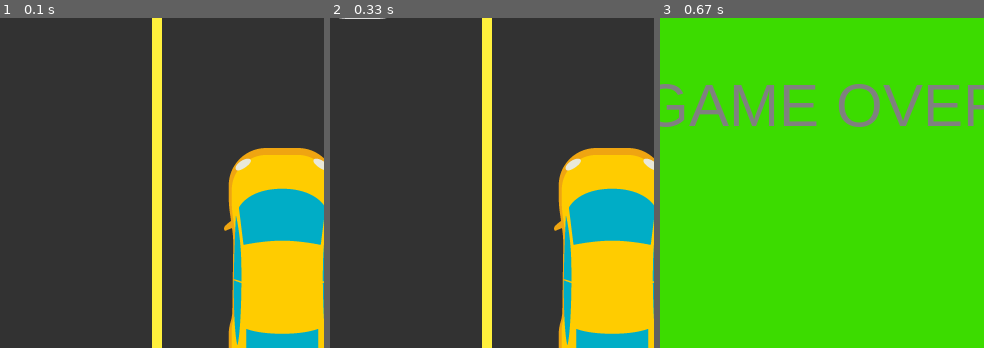
Above: before the commit, frames 1-3 (left to right).
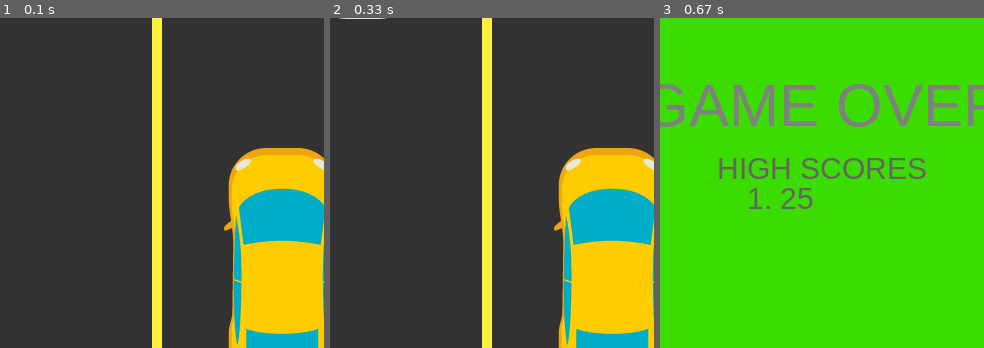
Above: after the commit, the same moments.

Repository: abidurrahman11/Pygame-Racing-Car
Game: pygame game, started from cargame.py
Same seed, same stepped clock (60 frames per second), same inputs: the game is played once before the commit and once after it.
Inputs:
- Up to frame 1 (0.1 s): no input
- Up to frame 2 (0.33 s): no input
- Up to frame 3 (0.67 s): hold Right from 0.33 s (still down)
The pictures show only the part of the screen within x 15-65%, y 42-92%; the shares and areas given below are measured in that part.

Frames 1-2 are identical in both runs. In frame 3, 2.0% of the frame differs, in the area x 18-83%, y 42-58%.

Commit message:
cargame.py: added high score tracking by loading top 5 high scores to a txt file

Diff:
--- a/cargame.py
+++ b/cargame.py
@@ -30,6 +30,33 @@
     message_display("GAME OVER!", game_over_font, (128, 128, 128), 225, 330)
     message_display("FINAL SCORE ", score_font, (100, 100, 100), 270, 230)
     message_display(str(newScore), score_font, (100, 100, 100), 450, 230)
+
+    # Read high_scores from txt file, which are in the form of space separated numbers
+    hs_file = open('high_scores.txt', 'r')
+    high_scores = hs_file.read()
+    hs_file.close()
+
+    # Convert the high score string data into list of numbers and add new score to the data
+    scores = [int(x) for x in high_scores.split()]
+    scores.append(newScore)
+
+    # Sort in descending order, then keep only the top 5 scores by deleting the extra score if present
+    scores.sort()
+    scores.reverse()
+    if (len(scores) > 5):
+        scores.remove(scores[5])
+
+    # Printing top 5 high scores
+    message_display("HIGH SCORES ", score_font, (100, 100, 100), 300, 410)
+    score_index = 1
+    for score in scores:
+        message_display(str(score_index) + '. ' + str(score), score_font, (100, 100, 100), 330, 410 + (score_index * 30))
+        score_index += 1
+
+    # Rewrite the high_scores file with the updated high scores
+    hs_file = open('high_scores.txt', 'w')
+    for score in scores:
+        hs_file.write(str(score) + ' ')
 
 def score():
     message_display("SCORE ", score_font, (100, 100, 100),680, 20)
Empty file added: high_scores.txt
